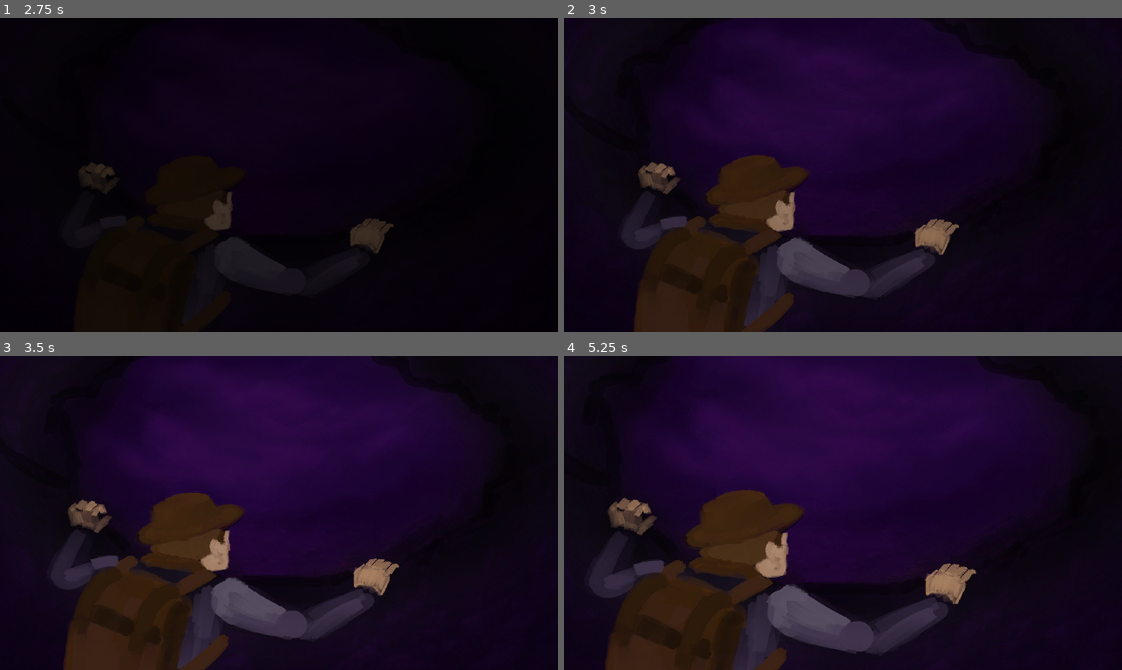
Above: before the commit, frames 1-4 (two rows, left to right).
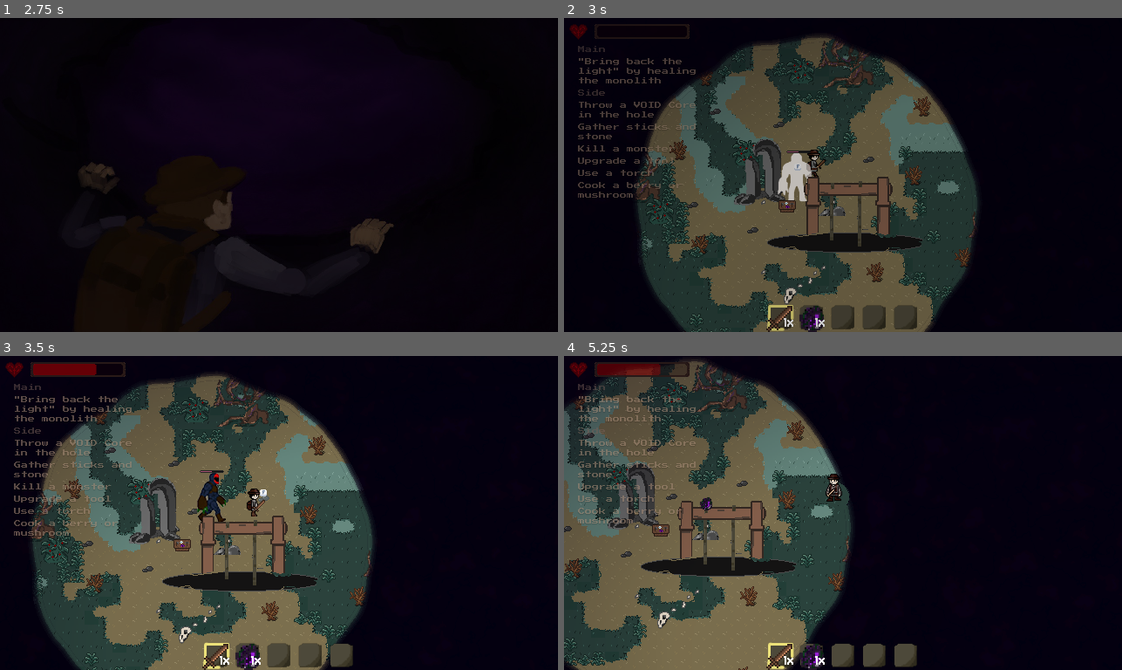
Above: after the commit, the same moments.

Repository: TimoRoggel/EverDark
Game: Godot game, scene res://UI/Main menu/main_menu.tscn
Same seed, same stepped clock (60 frames per second), same inputs: the game is played once before the commit and once after it. The engine's default icon, where the game draws it, is replaced by a stand-in: a white triangle on a blue panel in a dark square. Sound files missing from this copy of the repository are replaced by a short silence.
Inputs (mouse positions are in pixels of both pictures, inside the frame that each line leads up to):
- Up to frame 1 (2.75 s): click "Start a new game" at 0.5 s; click "Start a new game" at 1.25 s; click "OK" at 2 s
- Up to frame 2 (3 s): tap Enter at 2.75 s; move the mouse to (965, 159) at 2.77 s; press the mouse at (965, 159) at 2.78 s; hold D (right) from 2.78 s (still down)
- Up to frame 3 (3.5 s): keep holding D (right)
- Up to frame 4 (5.25 s): release D (right) at 3.5 s; release the mouse at (965, 497) at 3.5 s; drag from (731, 528) to (882, 556) at 3.52 s; move the mouse to (898, 443) at 4.27 s; hold D (right) 4.28-5 s; hold Shift (dash) 4.28-5 s; click (898, 443) at 4.42 s; drag from (815, 575) to (1027, 475) at 5.02 s

Frame 1 is identical in both runs. In frame 2, 54% of the frame differs, in the area x 1-83%, y 0-100%; in frame 3, 60%; in frame 4, 70%, in the area x 0-88%, y 0-100%.

Commit message:
Make tutorial skippable

Diff:
--- a/project.godot
+++ b/project.godot
@@ -150,6 +150,15 @@
 "events": [Object(InputEventKey,"resource_local_to_scene":false,"resource_name":"","device":-1,"window_id":0,"alt_press …(195 unchanged characters)…
 ]
 }
+skip={
+"deadzone": 0.2,
+"events": [Object(InputEventKey,"resource_local_to_scene":false,"resource_name":"","device":-1,"window_id":0,"alt_pressed":false,"shift_pressed":false,"ctrl_pressed":false,"meta_pressed":false,"pressed":false,"keycode":0,"physical_keycode":32,"key_label":0,"unicode":32,"location":0,"echo":false,"script":null)
+, Object(InputEventKey,"resource_local_to_scene":false,"resource_name":"","device":-1,"window_id":0,"alt_pressed":false,"shift_pressed":false,"ctrl_pressed":false,"meta_pressed":false,"pressed":false,"keycode":0,"physical_keycode":4194309,"key_label":0,"unicode":0,"location":0,"echo":false,"script":null)
+, Object(InputEventMouseButton,"resource_local_to_scene":false,"resource_name":"","device":-1,"window_id":0,"alt_pressed":false,"shift_pressed":false,"ctrl_pressed":false,"meta_pressed":false,"button_mask":1,"position":Vector2(325, 13),"global_position":Vector2(334, 61),"factor":1.0,"button_index":1,"canceled":false,"pressed":true,"double_click":false,"script":null)
+, Object(InputEventKey,"resource_local_to_scene":false,"resource_name":"","device":-1,"window_id":0,"alt_pressed":false,"shift_pressed":false,"ctrl_pressed":false,"meta_pressed":false,"pressed":false,"keycode":0,"physical_keycode":70,"key_label":0,"unicode":102,"location":0,"echo":false,"script":null)
+, Object(InputEventKey,"resource_local_to_scene":false,"resource_name":"","device":-1,"window_id":0,"alt_pressed":false,"shift_pressed":false,"ctrl_pressed":false,"meta_pressed":false,"pressed":false,"keycode":0,"physical_keycode":4194305,"key_label":0,"unicode":0,"location":0,"echo":false,"script":null)
+]
+}
 
 [layer_names]
 
--- a/resources/cutscenes/opening_cutscene.tres
+++ b/resources/cutscenes/opening_cutscene.tres
@@ -90,5 +90,6 @@
 [resource]
 script = ExtResource("2_4g73k")
 background_audio = ExtResource("1_4ymyg")
+skipable = true
 frames = Array[ExtResource("1_tsfns")]([SubResource("Resource_kuga3"), SubResource("Resource_jaecw"), SubResource("Resource_4ymyg"), SubResource("Resource_rl088"), SubResource("Resource_6tg64"), SubResource("Resource_j6shp"), SubResource("Resource_xdjct")])
 metadata/_custom_type_script = "uid://uc3cowu6nk4c"
--- a/scripts/globals/cutscene_manager.gd
+++ b/scripts/globals/cutscene_manager.gd
@@ -66,7 +66,7 @@
 	# Check for skip
 	while tween.is_running():
 		await get_tree().process_frame
-		if cutscene.skipable && Input.is_action_just_pressed("debug"):
+		if cutscene.skipable && Input.is_action_just_pressed("skip"):
 			tween.stop()
 			return true
 	# Transition
@@ -86,7 +86,7 @@
 		# Check for skip
 		while trans_tween.is_running():
 			await get_tree().process_frame
-			if cutscene.skipable && Input.is_action_just_pressed("debug"):
+			if cutscene.skipable && Input.is_action_just_pressed("skip"):
 				trans_tween.stop()
 				if under_texture:
 					under_texture.queue_free()
